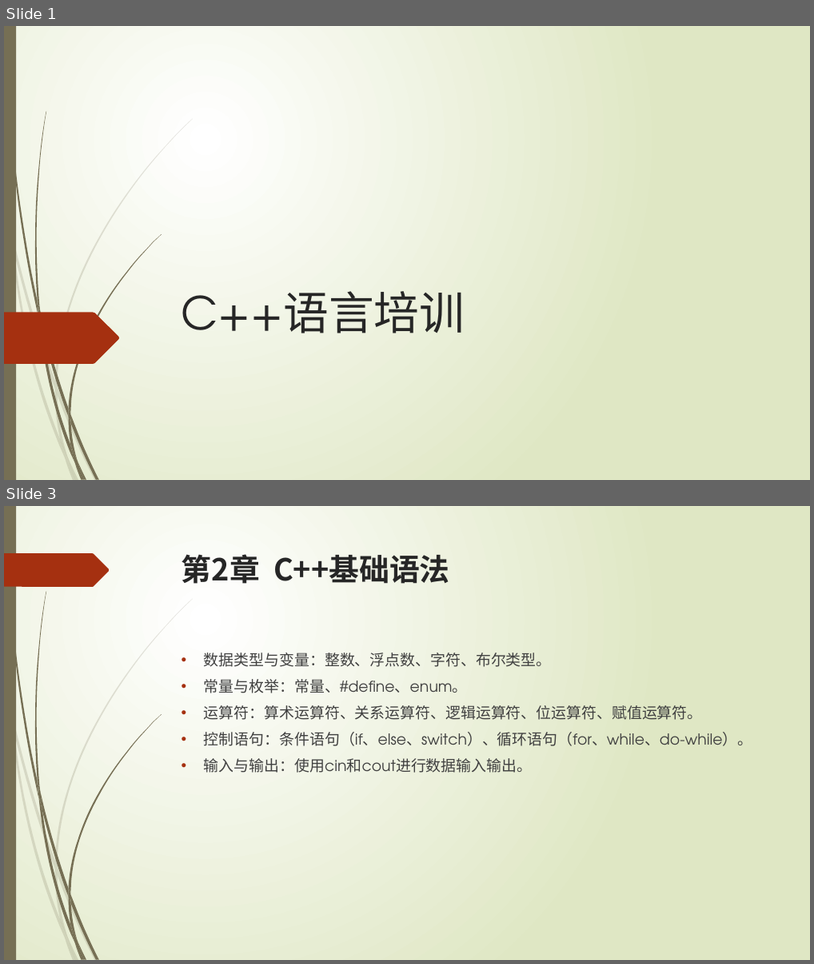
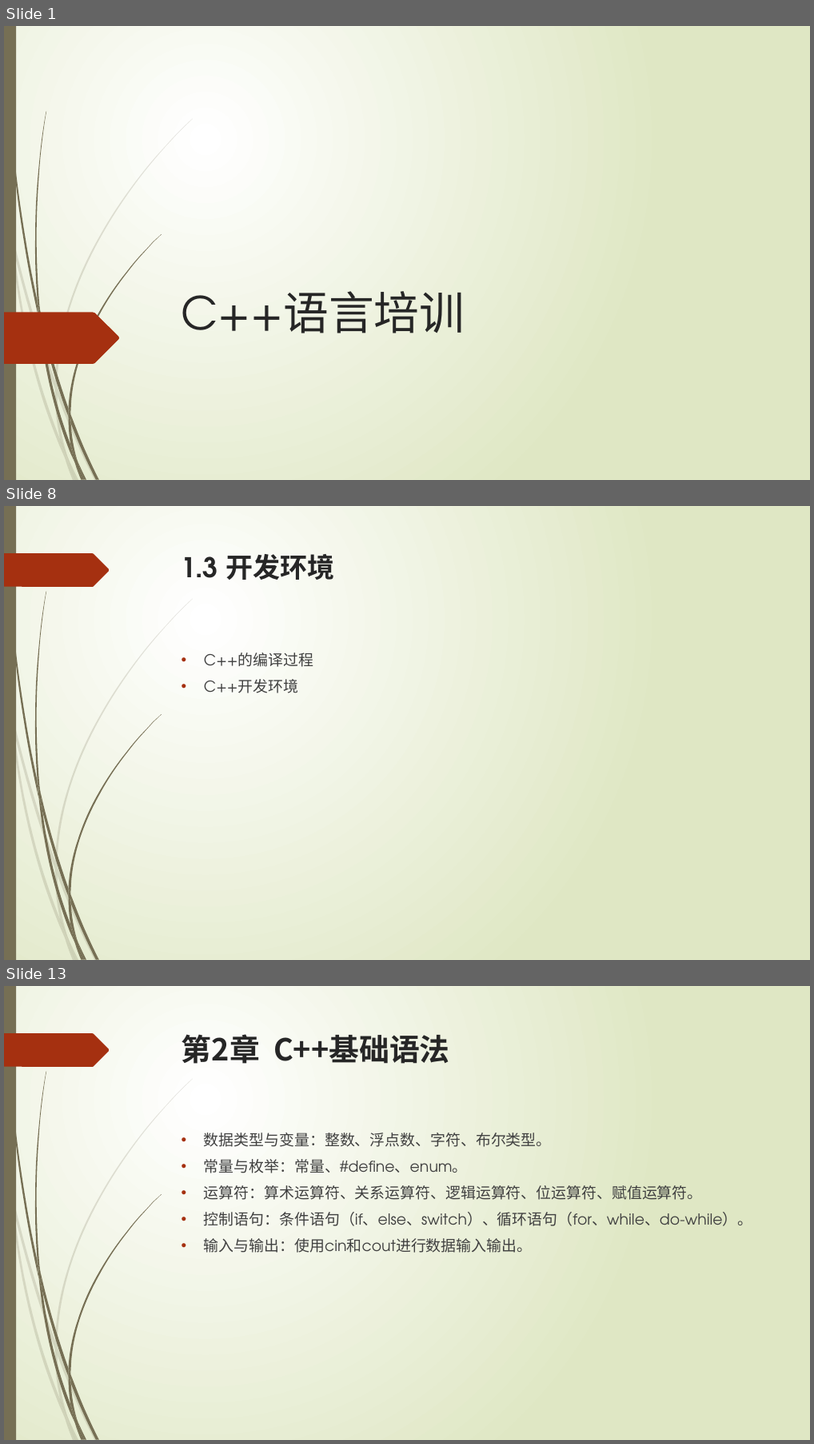
Before and after one commit to liuty2006/learn, a slide deck: learn_cpp/docs/C++语言培训.pptx. Shown one above the other, each under a label of ours: slides 1 and 3 before the commit, slides 1, 8 and 13 after it; the slides between them are not shown. The pictures are 814x964 and 814x1444 pixels, drawn with LibreOffice and Linux fonts; fonts in the diff are those of the drawing. Boxes give left, top, right and bottom in pixels: in the first picture for what was removed or moved away, otherwise in the second. Text is boxed around its words. In the diff, an @@ line names an element or a change of style, - is before the commit and + after.

```diff
--- a/learn_cpp/docs/C++语言培训.pptx
+++ b/learn_cpp/docs/C++语言培训.pptx
@@ slide 8 added at bbox=[4, 506, 810, 960], background gradient #FFFFFF to #DFE8C4; not listed: 24 template elements that a slide beside it also shows @@
@@ title added at bbox=[182, 554, 335, 580], 32.4 pt, text #262626, bold @@
+1.3 开发环境
@@ text added at bbox=[204, 652, 314, 693], 18 pt, text #404040 @@
+• C++的编译过程
+• C++开发环境
@@ what was slide 3 is now slide 13 @@
```
Also in this commit, not shown: 1 slide changed, 9 other slides added, 1 other file.
